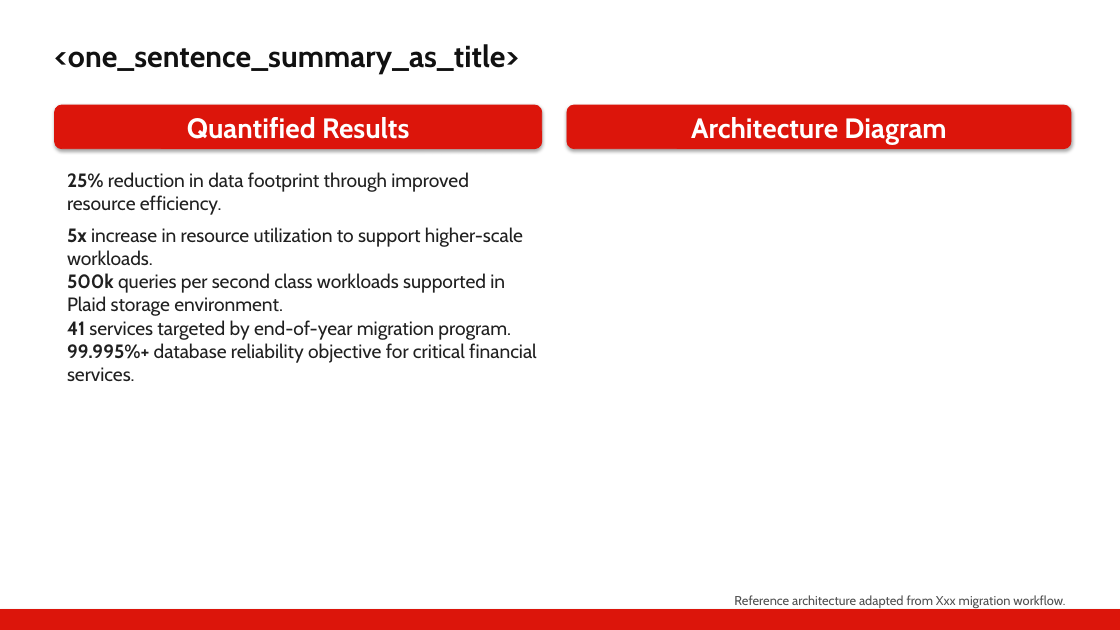
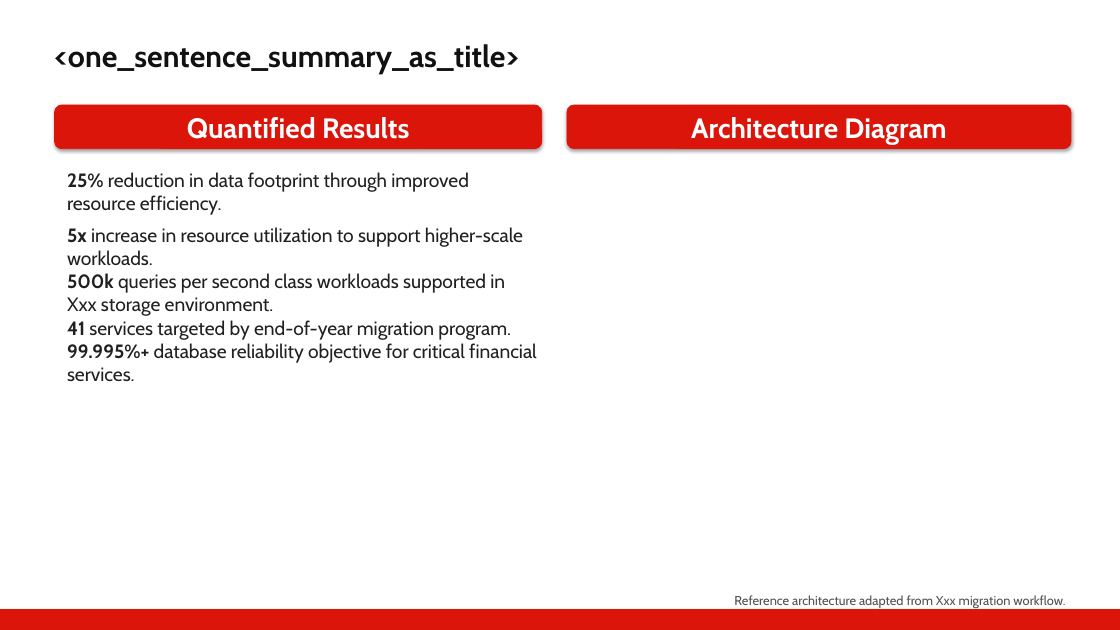
Before and after one commit to guangleibao/skills, a slide deck: slide 3 of slides-template/TiDB_Customer_Case_Study_Template_16x9.pptx. Drawn at 1120x630 pixels with LibreOffice and Linux fonts; fonts in the diff are those of the drawing. Boxes give left, top, right and bottom in pixels: in the first picture for what was removed or moved away, otherwise in the second. Text is boxed around its words. In the diff, an @@ line names an element or a change of style, - is before the commit and + after.

Commit message:
v0.1

```diff
--- a/slides-template/TiDB_Customer_Case_Study_Template_16x9.pptx
+++ b/slides-template/TiDB_Customer_Case_Study_Template_16x9.pptx
@@ text at bbox=[67, 273, 505, 316]: text changed @@
-500k queries per second class workloads supported in Plaid storage environment.
+500k queries per second class workloads supported in Xxx storage environment.
```
